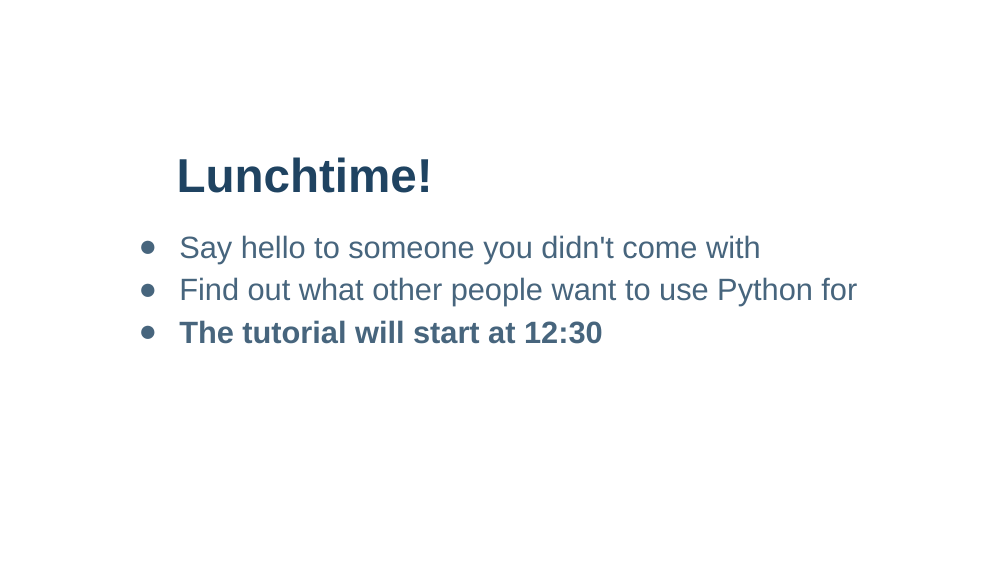
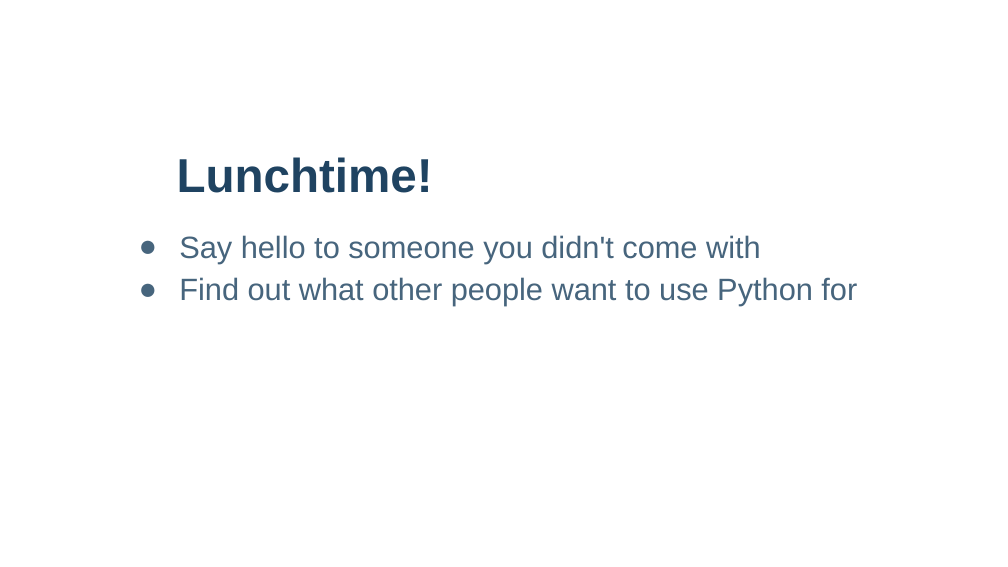
Before and after one commit to PyNoon/curriculum, a slide deck: slide 16 of introduction/pynoon_introduction.pptx. Drawn at 1008x567 pixels with LibreOffice and Linux fonts; fonts in the diff are those of the drawing; background and template pictures are left out. Boxes give left, top, right and bottom in pixels: in the first picture for what was removed or moved away, otherwise in the second. Text is boxed around its words. In the diff, an @@ line names an element or a change of style, - is before the commit and + after.

```diff
--- a/introduction/pynoon_introduction.pptx
+++ b/introduction/pynoon_introduction.pptx
@@ text at box(179, 320, 603, 344): paragraph removed @@
-● The tutorial will start at 12:30
```
Also in this commit, not shown: 1 other slide changed, 1 other file.
